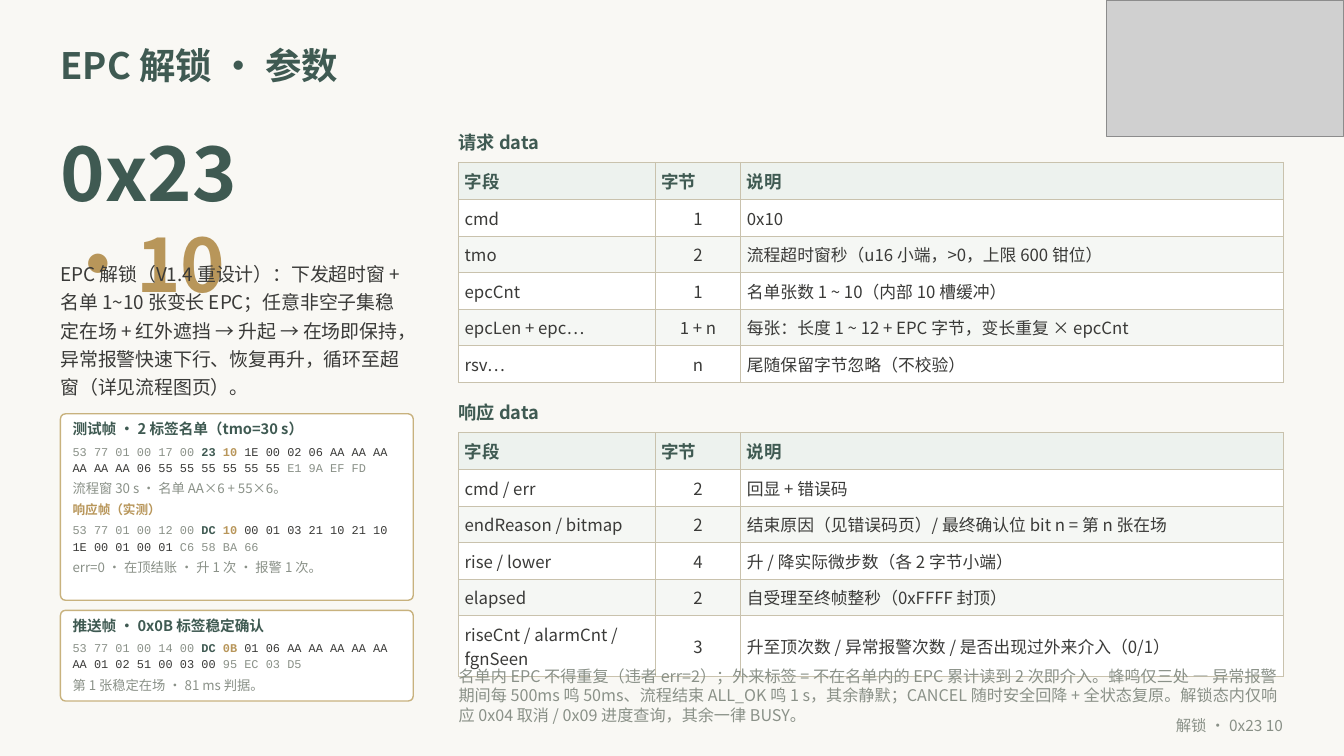
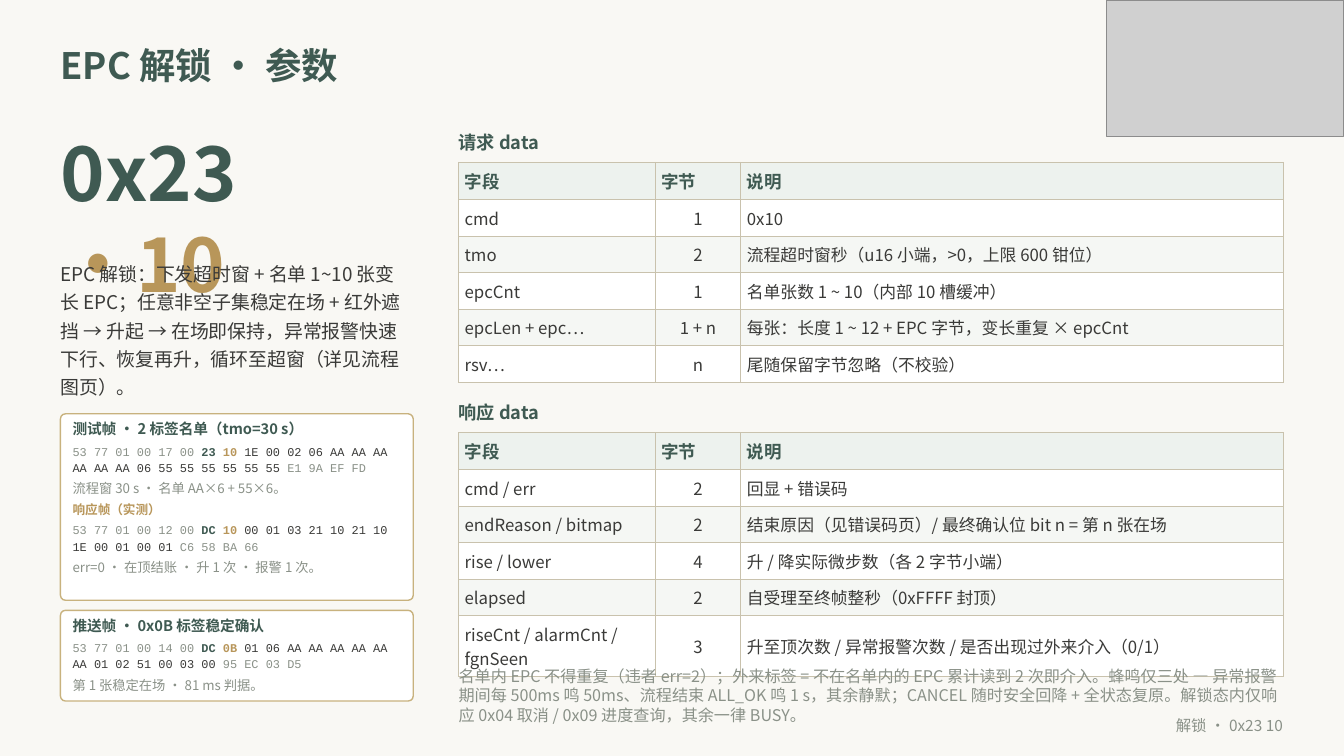
Before and after one commit to xrswnw/ZLR5401, a slide deck: slide 27 of Protocol/App_Protocol_V1.4.pptx. Drawn at 1344x756 pixels with LibreOffice and Linux fonts; fonts in the diff are those of the drawing; grey boxes stand for pictures. Boxes give left, top, right and bottom in pixels: in the first picture for what was removed or moved away, otherwise in the second. Text is boxed around its words. In the diff, an @@ line names an element or a change of style, - is before the commit and + after.

Commit message:
Round_018: 客户版协议文档 V1.4 重定版 — 仅现行落地形态 (0x10/0x11 双通道 + 0x04/0x09 statusBits 拉模式), 移除全部历史描述与已废除命令组页, V1.5/6/7 过渡版删除; judge 12 页验收 + 3 修复 (AM 消磁控制措辞/实测标注/AM 流程出口防裁切)

```diff
--- a/Protocol/App_Protocol_V1.4.pptx
+++ b/Protocol/App_Protocol_V1.4.pptx
@@ text at (x1=60, y1=262, x2=401, y2=396): text changed @@
-EPC 解锁（V1.4 重设计）：下发超时窗 + 名单 1~10 张变长 EPC；任意非空子集稳定在场 + 红外遮挡 → 升起 → 在场即保持，异常报警快速下行、恢复再升，循环至超窗（详见流程图页）。
+EPC 解锁：下发超时窗 + 名单 1~10 张变长 EPC；任意非空子集稳定在场 + 红外遮挡 → 升起 → 在场即保持，异常报警快速下行、恢复再升，循环至超窗（详见流程图页）。
```
Also in this commit, not shown: 10 other slides changed, 1 slide added, 1 slide removed, 9 other files.
